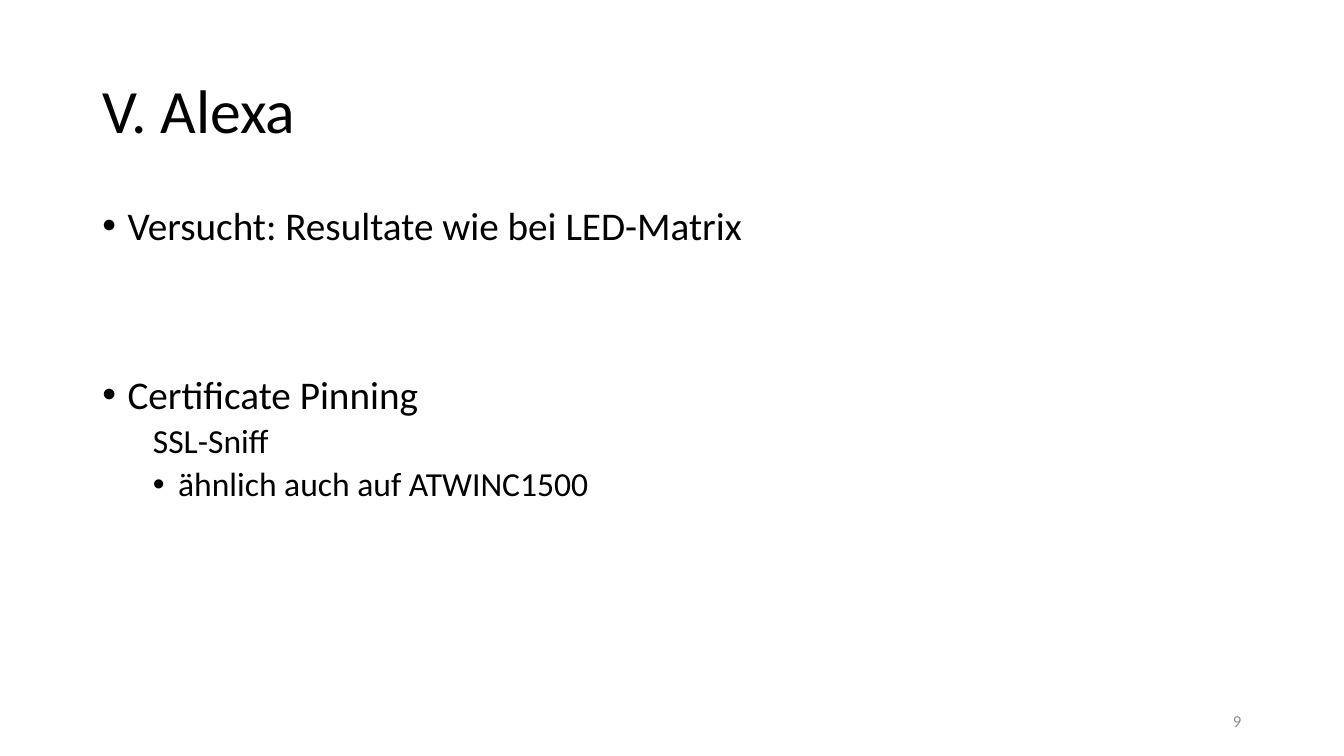
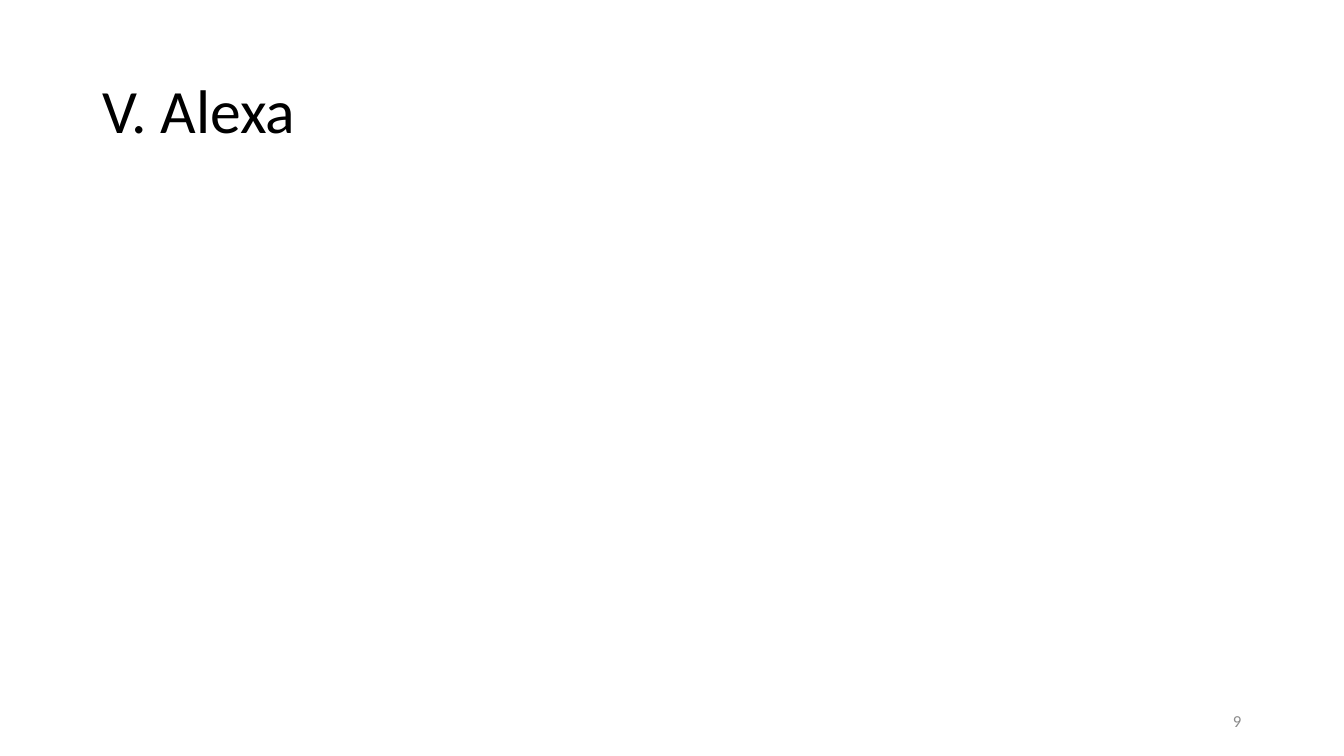
Before and after one commit to Xyren0/IoT_Wifi_Sniffing, a slide deck: slide 9 of phase3_pres.pptx. Drawn at 1344x756 pixels with LibreOffice and Linux fonts; fonts in the diff are those of the drawing; grey boxes stand for pictures. Boxes give left, top, right and bottom in pixels: in the first picture for what was removed or moved away, otherwise in the second. Text is boxed around its words. In the diff, an @@ line names an element or a change of style, - is before the commit and + after.

```diff
--- a/phase3_pres.pptx
+++ b/phase3_pres.pptx
@@ text removed at [128, 212, 742, 497] @@
-• Versucht: Resultate wie bei LED-Matrix
-• Certificate Pinning
-  SSL-Sniff
-  • ähnlich auch auf ATWINC1500
```
Also in this commit, not shown: 1 other slide changed.
